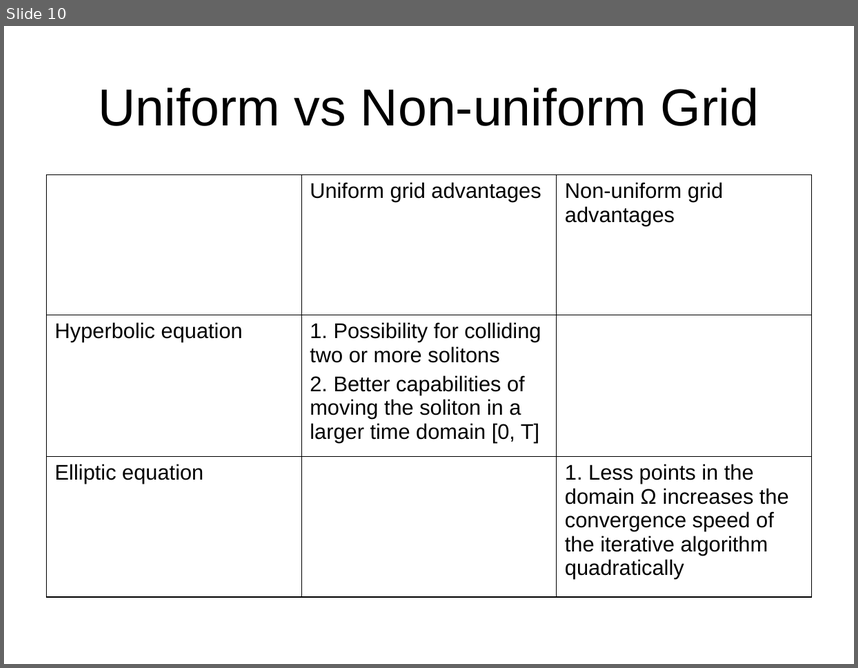
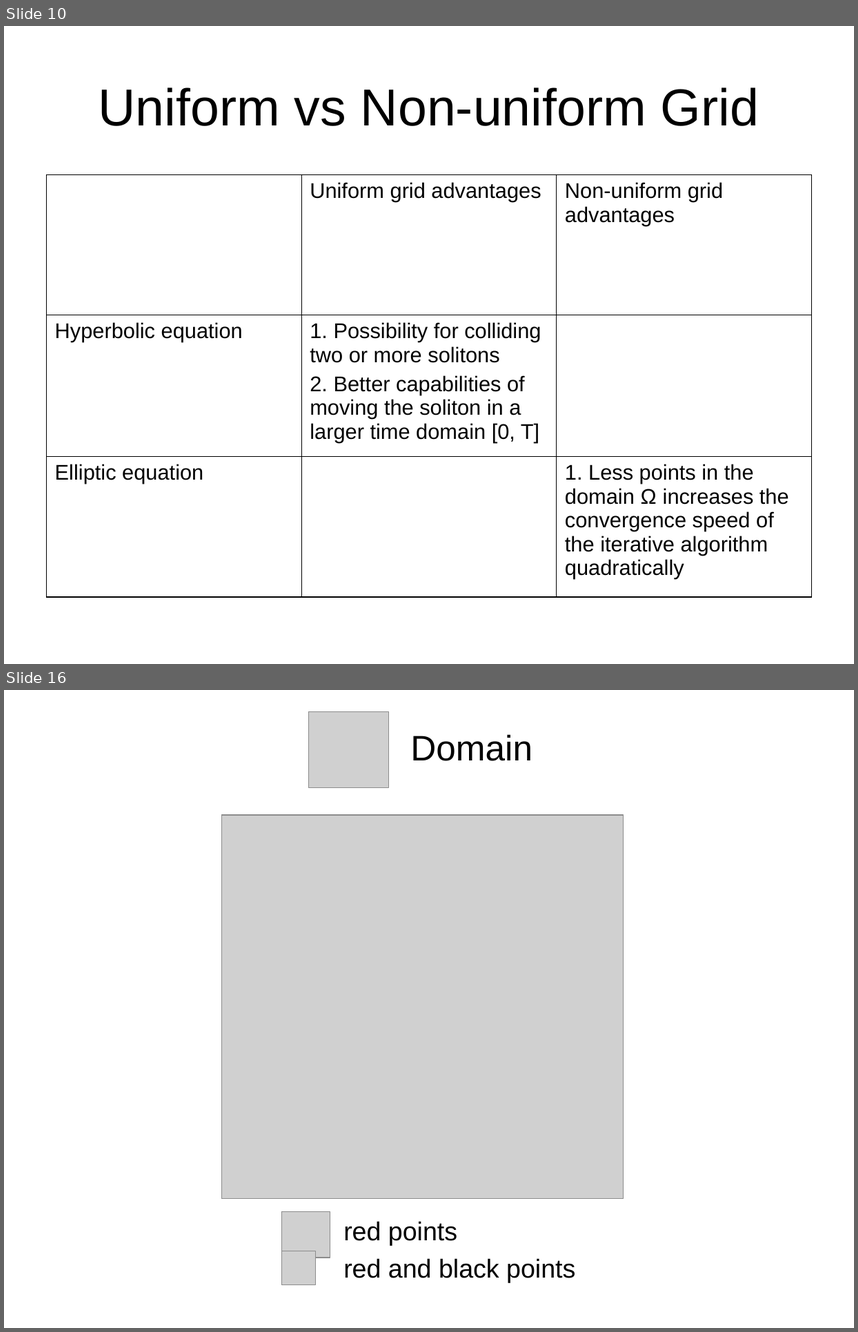
Before and after one commit to CloakMe/Boussinesq, a slide deck: Docu/Presentation Linz/Presentation.ppt. Shown one above the other, each under a label of ours: slide 10 before the commit, slides 10 and 16 after it; the slides between them are not shown. The pictures are 858x668 and 858x1332 pixels, drawn with LibreOffice and Linux fonts; fonts in the diff are those of the drawing; grey boxes stand for pictures. Boxes give left, top, right and bottom in pixels: in the first picture for what was removed or moved away, otherwise in the second. Text is boxed around its words. In the diff, an @@ line names an element or a change of style, - is before the commit and + after.

```diff
--- a/Docu/Presentation Linz/Presentation.ppt
+++ b/Docu/Presentation Linz/Presentation.ppt
@@ slide 16 added at (4, 690, 854, 1328), background #FFFFFF @@
@@ picture added at (308, 711, 388, 787) @@
@@ text added at (410, 734, 533, 761), 30 pt, text #000000 @@
+Domain
@@ picture added at (221, 815, 623, 1199) @@
@@ picture added at (282, 1211, 330, 1257) @@
@@ text added at (343, 1221, 575, 1283), 22 pt, text #000000 @@
+red points
+red and black points
@@ picture added at (282, 1251, 316, 1285) @@
```
Also in this commit, not shown: 7 other slides added, 1 slide removed, 1 other file.
